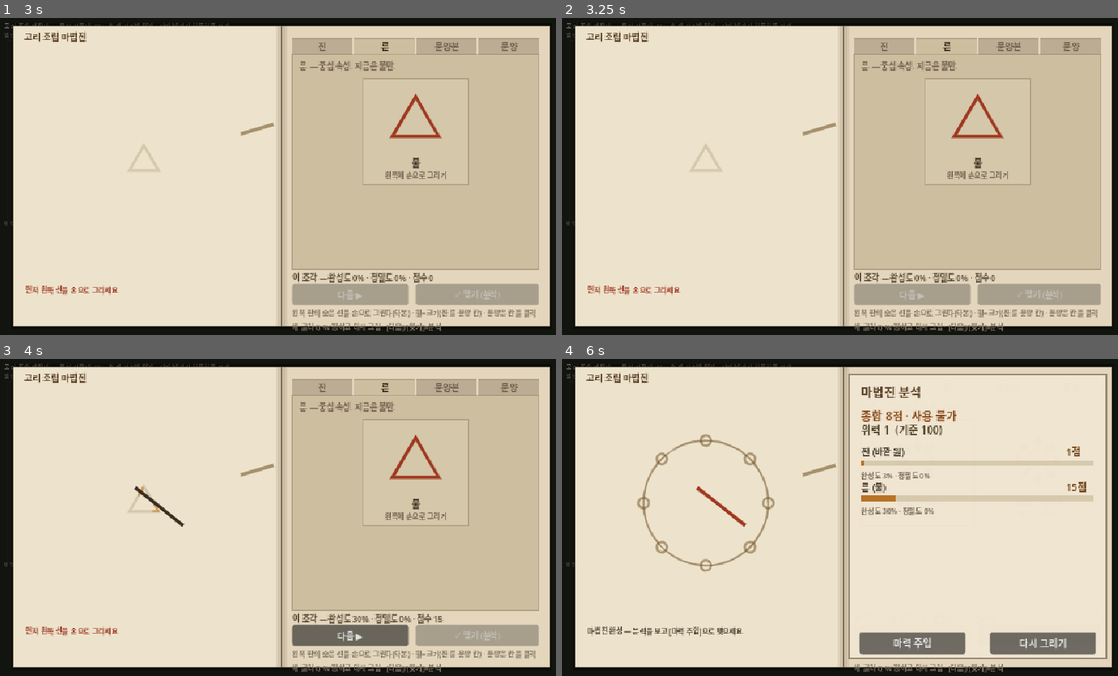
Above: before the commit, frames 1-4 (two rows, left to right).
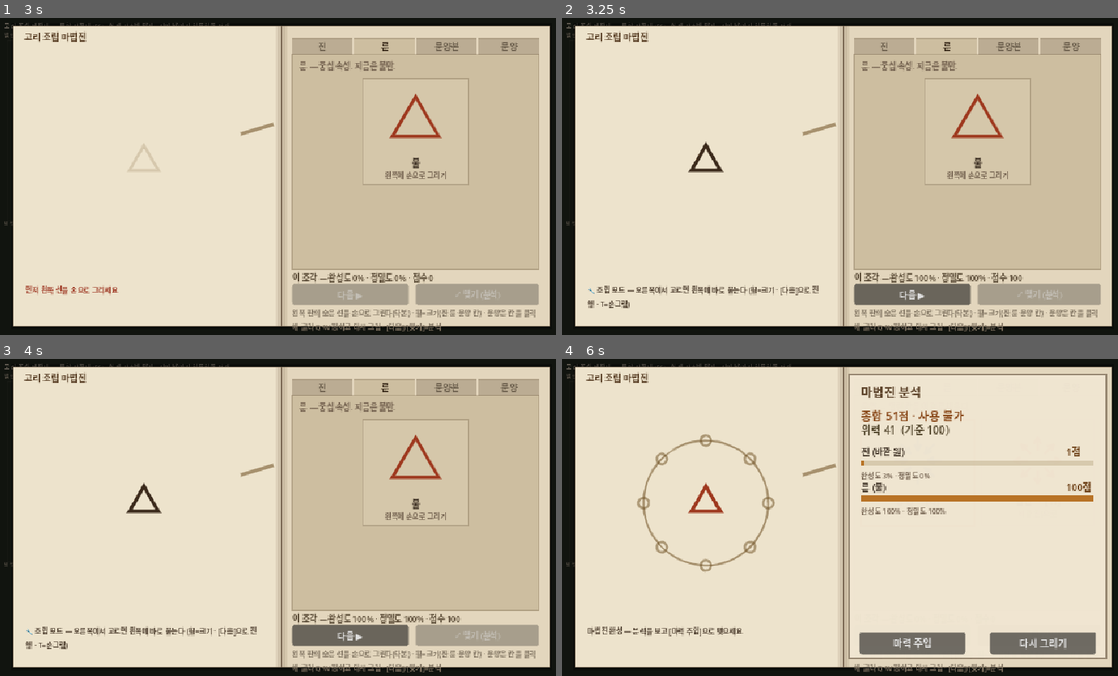
Above: after the commit, the same moments.

Repository: djgnfj-svg/tockbon
Game: Godot game, scene res://tests/test_ring_forge_panel.tscn
Two runs of this game, one before a commit and one after it. Both use one fixed random seed, a clock stepped at 60 frames per second and the inputs below. This scene is started directly instead of the project's main scene.
Inputs (mouse positions are in pixels of both pictures, inside the frame that each line leads up to):
- Up to frame 1 (3 s): tap Enter at 0.5, 2.75 s; drag from (144, 160) to (339, 106) at 0.52 s; click "다음 ▶" at 1.25 s; tap Space at 2 s; drag from (417, 154) to (255, 239) at 2.02 s; move the mouse to (339, 106) at 2.77 s; hold D (move_right) from 2.78 s (still down); hold E (interact) from 2.78 s (still down); click (339, 106) at 2.92 s
- Up to frame 2 (3.25 s): keep holding D (move_right); keep holding E (interact); tap T at 3.05 s
- Up to frame 3 (4 s): release D (move_right) at 3.5 s; release E (interact) at 3.5 s; tap Space at 3.5 s; drag from (255, 580) to (111, 469) at 3.52 s
- Up to frame 4 (6 s): tap Enter at 4.25 s; move the mouse to (1012, 565) at 4.27 s; hold A (move_left) 4.28-5 s; tap Q at 4.35 s; click (1012, 565) at 4.42 s; tap Space at 4.52 s; tap T at 4.55 s; click "문양 그리기 ▶" at 5 s; click "✓ 맺기 (분석)" at 5.75 s

Frame 1 is identical in both runs. In frame 2, 2.7% of the frame differs, in the area x 4-83%, y 38-92%; in frame 3, 1.3%; in frame 4, 1.8%.

Commit message:
feat(drawing): 획 누적 + 조립 모드 — 화살표를 그릴 수 있게, 그리고 손그림과 견줄 축
사용자: "이;게 획단위로 초기화되서 화살표를 그리가가 어렵네?" · "지금 살짝 노잼"

■ 획 누적 (버그에 가까운 설계 결함)
누를 때마다 begin_stroke가 문지름을 통째로 지워 **한 조각 = 한 획**이 강제됐다.
선을 긋고 펜을 떼서 화살촉을 그리면 앞의 선이 사라져, 화살표처럼 획이 여러 개인
모양은 **물리적으로 그릴 수 없었다**. "마음에 들 때까지 다시 그린다"는 의도가
그리기 자체를 막고 있었던 것.

- 먹선 PackedVector2Array 하나 → Array[PackedVector2Array] (획 목록).
  이어 붙이면 펜을 뗀 구간이 선이 돼 화살표가 삼각형이 된다 — 획마다 따로 긋는다
- begin_stroke = 새 획(누적) · reset_stroke = 전부 지움. 완성도·정밀도는 획 사이에 유지
- 다시 그리기는 이제 명시적이다 — 우클릭(clear_stroke). 예전엔 좌클릭이 겸했다

■ 조립 모드 (T키 토글 — 사용자와 손그림을 견주는 임시 축)
사용자: "보기를 누르면 자동으로 마법진에 적용이 되서 조립하는 느낌, 크기만 휠로 조절"

가이드를 그대로 먹선으로 삼는다 → 이탈 0 = 정밀도 만점 · 전 점 드러남 = 완성도 만점.
그래서 「점수 → 위력 → 펑」 파이프라인을 **하나도 안 고치고** 그대로 탄다
(조립은 늘 퍼펙트 = 실패가 없다. 그게 손그림과의 차이고 사용자가 견줄 지점이다).
set_active_glyph가 조립 모드에서 가이드를 다시 세운다 — 안 그러면 문양을 바꿔도 판이 안 바뀐다.

🔴 조립이 이기면 takbon-hand-trace-commit의 탁본 정체성이 뒤집힌다. 사용자가 정한다.

■ 검증
- 전 스위트 그린 (SCRIPT ERROR 0) · 신규 3항목(⑬획 누적 ⑭우클릭 지우기 ⑮조립 모드)
- 🔴 뮤테이션으로 검출력 증명:
  · begin_stroke를 옛 reset_stroke로 되돌리면 **정확히 3개 실패**하고 메시지가 버그를
    그대로 재현한다 — 완성도 "0.51 → 0.52"(앞 획이 지워져 뒤쪽 절반만 남는다)
  · _set_trace의 자동 배치를 떼면 **정확히 3개 실패**
- 🔴 에디터 스샷: 손그림=빈 판·점수 0 / T→조립=진이 먹선으로 놓임·100점 /
  끝까지 조립 → 종합 100점 ★퍼펙트★ · 위력 160
- 테스트는 공개 API로만 (trace_strokes 신설 — 내부 필드는 리팩터 때 옮겨 다닌다)

Co-Authored-By: Claude Opus 4.8 (1M context) <noreply@anthropic.com>
Claude-Session: https://claude.ai/code/session_01UrY52NF89pNUFXM3zg57yr

Diff:
--- a/src/drawing/ring_board.gd
+++ b/src/drawing/ring_board.gd
@@ -96,6 +96,8 @@
 var _trace := TraceTarget.NONE          # 지금 그릴 대상
 var _trace_slot := -1                   # GLYPH일 때 채울 칸
 var _drawing := false                   # 마우스 버튼 누른 채 긋는 중
+## 🔴 조립 모드 (세션 25) — true면 손으로 안 긋고 **고르면 붙는다**. 손그림과 견주려고 있다.
+var _assist := false
 var _jin_scale := 1.0                   # 진 크기 (마우스 휠)
 var _rune_scale := 1.0                  # 룬 크기 (마우스 휠)
 var _glyph_scale: Dictionary = {}       # slot(int) → float, 문양 개별 크기 (마우스 휠, 세션 15)
@@ -185,6 +187,35 @@
 	_scorer.set_reference_radius(_outer_radius())
 	_scorer.set_correction(_pen_correction())
 	_scorer.set_guide(_build_guide(target, slot))
+	if _assist:
+		_auto_trace()   # 🔴 조립 모드 — 고르는 순간 이미 그려져 있다 (휠로 크기를 바꿔도 여기로 온다)
+
+
+## 🔴 **조립 모드** — 손으로 안 긋고 고르면 붙는다 (세션 25, 사용자: *"보기를 누르면 자동으로
+## 마법진에 적용이 되서 조립하는 느낌, 크기만 마우스 휠로 조절"*).
+## ⚠ 손그림 모드와 **비교하려고** 있는 것이다 — 어느 쪽이 재밌는지는 사용자가 정한다.
+## 이게 이기면 [[takbon-hand-trace-commit]]의 탁본 정체성이 뒤집힌다.
+func set_assist(on: bool) -> void:
+	if _assist == on:
+		return
+	_assist = on
+	_set_trace(_trace, _trace_slot)   # 지금 조각을 새 모드로 다시 세운다
+	queue_redraw()
+
+
+func is_assist() -> bool:
+	return _assist
+
+
+## 가이드를 **그대로** 먹선으로 삼는다 → 이탈 0 = 정밀도 만점 · 전 점 드러남 = 완성도 만점.
+## 🔴 그래서 「점수 → 위력 → 펑」 파이프라인을 하나도 안 고치고 그대로 탄다 (조립 = 늘 퍼펙트).
+## 조립엔 실패가 없다 — 그게 손그림과의 차이고, 사용자가 견줄 지점이다.
+func _auto_trace() -> void:
+	_scorer.reset_stroke()
+	_scorer.begin_stroke()
+	for p in _scorer.guide_points():
+		_scorer.add_point(p)
+	score_changed.emit(_scorer.piece_score())
 
 
 ## 장착한 펜의 보정도. 오토로드가 없는 환경(순수 단위 테스트)에서도 죽지 않게 0으로 폴백한다.
@@ -248,6 +279,12 @@
 func guide_points() -> PackedVector2Array:
 	return _scorer.guide_points()
 
+
+## 지금 조각의 먹선 **획들**. 획이 따로 보관되는지가 계약이다 (세션 25) — 이어 붙이면
+## 펜을 뗀 구간이 선이 돼 화살표가 삼각형이 된다. 테스트의 관측점.
+func trace_strokes() -> Array[PackedVector2Array]:
+	return _scorer.strokes()
+
 ## 잠긴 손그림 조각 수 = 화면에 남아 있는 먹선 줄 수. 재편집이 **덮어쓰는지**(중복 추가가
 ## 아닌지) 보는 관측점 — 테스트가 쓴다.
 func locked_count() -> int:
@@ -256,10 +293,18 @@
 
 # ─────────────────────────── 문지르기 (채점기에 위임) ───────────────────────────
 
-## 🔴 새 획을 시작한다 (마우스 누름) = **다시 그리기**. 이전 문지름을 덮어쓴다.
-## 마음에 들 때까지 다시 그리고 [다음]으로 잠근다 (사용자 확정).
+## 🔴 새 획을 시작한다 (마우스 누름) — **앞서 그은 획은 남는다** (세션 25).
+## 세션 24까지 여기서 전부 지웠다. "마음에 들 때까지 다시 그린다"는 의도였지만, 그 의도가
+## **한 조각 = 한 획**을 강제해 화살표(선+화살촉)처럼 획이 여러 개인 모양을 못 그리게 했다
+## (사용자: "획단위로 초기화되서 화살표를 그리가가 어렵네?"). 다시 그리기는 이제 `clear_stroke`다.
 func begin_stroke() -> void:
+	_scorer.begin_stroke()
+
+
+## 지금 조각의 먹선을 **전부 지운다** (다시 그리기 — 우클릭). 점수도 0으로 돌아간다.
+func clear_stroke() -> void:
 	_scorer.reset_stroke()
+	queue_redraw()
 	score_changed.emit(0.0)
 
 
@@ -423,6 +468,10 @@
 
 func set_active_glyph(g: int) -> void:
 	_active = clampi(g, 0, GLYPH_NAMES.size() - 1)
+	# 🔴 조립 모드에선 고른 문양이 **곧 판 위의 것**이라 가이드를 다시 세워 새로 붙인다 (세션 25).
+	# 손그림 모드에선 필요 없다 — 가이드가 바뀌면 지금 긋던 획이 날아간다.
+	if _assist and _trace == TraceTarget.GLYPH:
+		_set_trace(_trace, _trace_slot)
 	queue_redraw()
 
 
@@ -508,11 +557,20 @@
 				var k := _nearest_open_slot(mb.position)
 				if k >= 0 and k != _trace_slot:
 					select_slot(k)
-			_drawing = true
-			begin_stroke()                # 새 획 = 다시 그리기 (이전 문지름 덮어씀)
-			trace_stroke(mb.position)
+			# 🔴 조립 모드는 고르면 이미 붙어 있다 — 손으로 긋지 않는다 (칸 선택·휠은 그대로 산다)
+			if not _assist:
+				_drawing = true
+				begin_stroke()            # 펜을 댔다 = 새 획 (앞 획은 남는다 — 세션 25)
+				trace_stroke(mb.position)
 		else:
 			_drawing = false
+		accept_event()
+		return
+	# 🔴 우클릭 = **다시 그리기** (세션 25). 획 누적으로 바뀌면서 "지우고 처음부터"가 갈 곳이
+	# 없어졌다 — 예전엔 좌클릭이 그 역할을 겸했다(그래서 여러 획을 못 그렸다).
+	if mb != null and mb.pressed and mb.button_index == MOUSE_BUTTON_RIGHT:
+		if not _assist:
+			clear_stroke()   # 조립 모드엔 지울 게 없다 — 다시 고르면 그만이다
 		accept_event()
 		return
 	# 🔴 마우스 휠 — 지금 그릴 조각(진/룬/문양 칸)의 크기 조절 (세션 14c·15)
@@ -615,9 +673,10 @@
 		for i in guide.size():
 			if _scorer.is_revealed(i):
 				draw_circle(guide[i], 1.6, GUIDE_SHOW)
-		var ink := _scorer.ink()
-		if ink.size() >= 2:
-			draw_polyline(ink, TRACE_INK, 2.6, true)
+		# 🔴 획마다 따로 긋는다 — 한 줄로 이으면 펜을 뗀 구간이 선이 돼 화살표가 삼각형이 된다
+		for s in _scorer.strokes():
+			if s.size() >= 2:
+				draw_polyline(s, TRACE_INK, 2.6, true)
 
 	# 착지 펄스 ("탁") — 조각이 놓인 자리에서 퍼지는 밝은 고리
 	if _pulse_t >= 0.0:
@@ -627,8 +686,6 @@
 
 ## 🔴 잠근 조각 = **그린 먹선 그대로** 렌더 (정답 모양 교체 없음). 색은 조각 종류로 구분.
 func _draw_locked(L: TraceScorer.LockedPiece) -> void:
-	if L.ink.size() < 2:
-		return
 	var col := TRACE_INK
 	match L.target:
 		TraceTarget.JIN:
@@ -637,4 +694,6 @@
 			col = _rune_color()
 		TraceTarget.GLYPH:
 			col = _glyph_color(L.glyph)
-	draw_polyline(L.ink, col, 2.8, true)
+	for s in L.strokes:
+		if s.size() >= 2:
+			draw_polyline(s, col, 2.8, true)
--- a/src/drawing/ring_forge_panel.gd
+++ b/src/drawing/ring_forge_panel.gd
@@ -210,6 +210,26 @@
 		KEY_W:
 			_select_glyph(RingBoard.G_RADIATE)
 			get_viewport().set_input_as_handled()
+		KEY_T:
+			_toggle_assist()
+			get_viewport().set_input_as_handled()
+
+
+## 🔴 **손그림 ⇄ 조립** 전환 (세션 25, T키) — 사용자가 둘을 나란히 견주려고 둔 **임시 스위치**다.
+## 어느 쪽이 재밌는지 정해지면 이긴 쪽만 남고 이 토글은 사라진다. 조립이 이기면
+## [[takbon-hand-trace-commit]]의 탁본 정체성(손으로 그려야 확정)이 통째로 뒤집힌다.
+func _toggle_assist() -> void:
+	_board.set_assist(not _board.is_assist())
+	_set_say(_mode_copy(), false)
+	_update_score()
+	_refresh_buttons()
+
+
+## 지금 모드의 안내 문구 — 조립 모드에서 "손으로 문질러 그리세요"는 거짓말이다.
+func _mode_copy() -> String:
+	if _board.is_assist():
+		return "🔧 조립 모드 — 오른쪽에서 고르면 왼쪽에 바로 붙는다 (휠=크기 · [다음]으로 진행 · T=손그림)"
+	return "✍ 손그림 모드 — 숨은 선을 손으로 그으세요 (여러 획 OK · 우클릭=다시 · 휠=크기 · T=조립)"
 
 
 # ─────────────────────────── Db 데이터 주입 (세션 13 구조화) ───────────────────────────
@@ -243,15 +263,23 @@
 			return RingBook.TAB_TEMPLATE
 
 
-## 진 탭 셀을 눌렀다 — 왼쪽 판에 손으로 **문지르라**는 안내만 (열람용).
+## 진 탭 셀을 눌렀다 — 손그림이면 **문지르라는 안내**, 조립이면 **이미 붙었다**.
 func _on_jin_selected() -> void:
-	if _board.stage() == RingBoard.STAGE_JIN:
+	if _board.stage() != RingBoard.STAGE_JIN:
+		return
+	if _board.is_assist():
+		_set_say("진이 판에 놓였다 (바깥 원) — 휠로 크기를 맞추고 [다음]", false)
+	else:
 		_set_say("진을 왼쪽 판에 손으로 문질러 그리세요 (바깥 원) → [다음]", false)
 
 
-## 룬 탭 셀 — 마찬가지로 안내만.
+## 룬 탭 셀 — 마찬가지.
 func _on_rune_selected() -> void:
-	if _board.stage() == RingBoard.STAGE_RUNE:
+	if _board.stage() != RingBoard.STAGE_RUNE:
+		return
+	if _board.is_assist():
+		_set_say("룬(불)이 중심에 놓였다 (삼각) — 휠로 크기를 맞추고 [다음]", false)
+	else:
 		_set_say("룬(불)을 중심에 손으로 문질러 그리세요 (삼각) → [다음]", false)
 
 
@@ -263,8 +291,12 @@
 	if _board.stage() != RingBoard.STAGE_GLYPH:
 		_set_say("먼저 진과 룬을 그리세요  (진 → 룬 → 문양)", true)
 	elif _board.is_tracing():
-		_set_say("%s 선택 — 칸을 클릭해 손으로 그리세요 · 휠=크기"
-			% RingBoard.GLYPH_NAMES[glyph], false)
+		if _board.is_assist():
+			_set_say("%s 선택 — 칸을 클릭하면 바로 새겨진다 · 휠=크기"
+				% RingBoard.GLYPH_NAMES[glyph], false)
+		else:
+			_set_say("%s 선택 — 칸을 클릭해 손으로 그리세요 · 휠=크기"
+				% RingBoard.GLYPH_NAMES[glyph], false)
 	else:
 		_set_say("%s 선택 — 칸이 다 찼어요. [맺기]로 분석" % RingBoard.GLYPH_NAMES[glyph], false)
 
--- a/src/drawing/trace_scorer.gd
+++ b/src/drawing/trace_scorer.gd
@@ -48,22 +48,27 @@
 
 
 ## 🔴 잠근 조각의 손그림 — 그린 대로 유지된다(정답 모양 교체 없음). 보드가 이 목록을 그린다.
+## 🔴 먹선은 **획들**이다 (세션 25) — 한 조각이 여러 획으로 이뤄진다. 이어 붙이면 안 된다:
+## 획과 획 사이(펜을 뗀 구간)를 선으로 그으면 화살표가 삼각형이 된다.
 class LockedPiece extends RefCounted:
 	var target: int                    # 보드의 TraceTarget (색 구분용 — 채점기는 뜻을 모른다)
 	var slot: int
-	var ink: PackedVector2Array
+	var strokes: Array[PackedVector2Array]
 	var glyph: int
 
-	func _init(p_target: int, p_slot: int, p_ink: PackedVector2Array, p_glyph: int) -> void:
+	func _init(p_target: int, p_slot: int, p_strokes: Array[PackedVector2Array], p_glyph: int) -> void:
 		target = p_target
 		slot = p_slot
-		ink = p_ink
+		strokes = p_strokes
 		glyph = p_glyph
 
 
 var _guide: PackedVector2Array = []     # 숨은 정답 선 (조밀, 로컬 좌표)
 var _revealed: PackedByteArray = []     # 각 가이드 점이 드러났나 (0/1)
-var _ink: PackedVector2Array = []       # 그린 먹선 (그린 대로, 렌더용)
+## 🔴 그린 먹선 = **획의 목록** (그린 대로, 렌더용). 세션 25에 `PackedVector2Array` 하나에서
+## 바뀌었다 — 하나였을 땐 한 조각에 획이 하나뿐이라, 화살표처럼 획이 여러 개인 모양을
+## **물리적으로 그릴 수 없었다** (사용자: "획단위로 초기화되서 화살표를 그리기가 어렵네?").
+var _strokes: Array[PackedVector2Array] = []
 var _dev_sum := 0.0                     # 그린 점들의 선-이탈 누적 (정밀도용)
 var _dev_n := 0
 var _scores: Dictionary = {}            # key → {cover, acc, score, glyph}
@@ -99,8 +104,9 @@
 	return _guide
 
 
-func ink() -> PackedVector2Array:
-	return _ink
+## 그린 먹선 = 획의 목록. 보드가 획마다 따로 polyline을 긋는다 (이어 그으면 안 된다).
+func strokes() -> Array[PackedVector2Array]:
+	return _strokes
 
 
 func is_revealed(i: int) -> bool:
@@ -113,13 +119,22 @@
 
 # ─────────────────────────── 문지르기 ───────────────────────────
 
-## 문지름 상태를 비운다 (새 가이드 / 다시 그리기 = 덮어쓰기).
+## 문지름 상태를 **전부** 비운다 (새 가이드 / 명시적 다시 그리기). 획이 통째로 사라진다.
+## ⚠ 펜을 다시 대는 건 이게 아니다 — 그건 `begin_stroke`(누적)다.
 func reset_stroke() -> void:
 	_revealed = PackedByteArray()
 	_revealed.resize(_guide.size())
-	_ink = PackedVector2Array()
+	_strokes = []
 	_dev_sum = 0.0
 	_dev_n = 0
+
+
+## 🔴 **새 획을 시작한다** (펜을 다시 댔다) — 앞서 그은 획도 점수도 **그대로 남는다** (세션 25).
+## 세션 24까지 펜을 대는 순간 `reset_stroke`가 불려 한 조각 = **한 획**이 강제됐다: 선을 긋고
+## 펜을 떼서 화살촉을 그리면 앞의 선이 사라져, 획이 여러 개인 모양은 아예 못 그렸다.
+## 완성도·정밀도가 획 사이에 이어지는 게 요점이다 — 조각 하나를 여러 번에 나눠 그린 것이다.
+func begin_stroke() -> void:
+	_strokes.append(PackedVector2Array())
 
 
 ## 한 점을 그었다. 🔴 **그린 궤적 그대로** 먹선을 남긴다 (스냅 안 함 — 구불구불 OK).
@@ -151,7 +166,11 @@
 
 	_dev_sum += dev
 	_dev_n += 1
-	_ink.append(pt)                      # 🔴 보정 없으면 그린 대로 (선에 안 붙임)
+	# 🔴 보정 없으면 그린 대로 (선에 안 붙임). 지금 획에 얹는다 — `begin_stroke` 없이 들어온
+	# 점(헤드리스 테스트가 그런다)도 받도록 획이 없으면 하나 연다.
+	if _strokes.is_empty():
+		_strokes.append(PackedVector2Array())
+	_strokes[_strokes.size() - 1].append(pt)
 	var rr := _radius * REVEAL_RADIUS_FRAC
 	var rr2 := rr * rr
 	for j in _guide.size():
@@ -197,7 +216,10 @@
 	for i in range(_locked.size() - 1, -1, -1):
 		if _locked[i].target == target and _locked[i].slot == slot:
 			_locked.remove_at(i)
-	_locked.append(LockedPiece.new(target, slot, _ink.duplicate(), glyph))
+	var copy: Array[PackedVector2Array] = []
+	for s in _strokes:
+		copy.append(s.duplicate())     # 획마다 복사 — 얕게 담으면 다음 조각이 덮어쓴다
+	_locked.append(LockedPiece.new(target, slot, copy, glyph))
 	return sc
 
 
--- a/tests/test_ring_trace_auto.gd
+++ b/tests/test_ring_trace_auto.gd
@@ -42,6 +42,9 @@
 	_test_gross_miss_is_punished_not_erased()
 	_test_pen_correction_pulls_strokes()
 	_test_pen_grades_registered()
+	_test_strokes_accumulate()
+	_test_clear_stroke_wipes()
+	_test_assist_mode_auto_places()
 
 	if failures == 0:
 		print("TEST_RING_TRACE_OK — 전 항목 통과")
@@ -113,13 +116,13 @@
 	raw.set_reference_radius(118.0)
 	raw.set_guide(guide)
 	raw.add_point(Vector2(20.0, 108.0))
-	_check(is_equal_approx(raw.ink()[0].y, 108.0), "보정 0 → 먹선이 그린 좌표 그대로")
+	_check(is_equal_approx(raw.strokes()[0][0].y, 108.0), "보정 0 → 먹선이 그린 좌표 그대로")
 	var pen = Scorer.new()
 	pen.set_reference_radius(118.0)
 	pen.set_correction(0.5)
 	pen.set_guide(guide)
 	pen.add_point(Vector2(20.0, 108.0))
-	_check(is_equal_approx(pen.ink()[0].y, 104.0), "보정 0.5 → 먹선이 가이드 쪽으로 절반 당겨짐")
+	_check(is_equal_approx(pen.strokes()[0][0].y, 104.0), "보정 0.5 → 먹선이 가이드 쪽으로 절반 당겨짐")
 
 
 # ── 🔴 ⑫ 펜 등급이 실제로 등록돼 있고 보정도가 등급 순으로 오른다 ──
@@ -146,6 +149,62 @@
 	gs.equipment.erase(Enums.ItemKind.PEN)
 
 
+# ── 🔴 ⑬ 획이 **누적된다** — 한 조각을 여러 획에 나눠 그린다 (세션 25) ──
+# 사용자: *"획단위로 초기화되서 화살표를 그리가가 어렵네?"* — 세션 24까지 `begin_stroke`가
+# 문지름을 통째로 지워, 선을 긋고 펜을 떼서 화살촉을 그리면 **선이 사라졌다**. 화살표처럼
+# 획이 여러 개인 모양은 물리적으로 그릴 수 없었다.
+# 🔴 검출력: `begin_stroke`가 다시 `reset_stroke`를 부르면 완성도가 **뒤쪽 절반만** 남아 실패한다.
+func _test_strokes_accumulate() -> void:
+	var b = _make_board()
+	var guide = b.call(&"guide_points")
+	var half := int(guide.size() / 2)
+	b.call(&"begin_stroke")                       # 획 1 = 앞쪽 절반
+	for i in half:
+		b.call(&"trace_stroke", guide[i])
+	var cover_one := float(b.call(&"coverage"))
+	b.call(&"begin_stroke")                       # 펜을 뗐다 다시 댔다 = 획 2 = 뒤쪽 절반
+	for i in range(half, guide.size()):
+		b.call(&"trace_stroke", guide[i])
+	var cover_two := float(b.call(&"coverage"))
+	_check(cover_two > cover_one + 0.3,
+		"펜을 다시 대도 앞 획이 남는다 → 완성도가 쌓인다 (%.2f → %.2f)" % [cover_one, cover_two])
+	_check(cover_two > 0.95, "두 획을 합치면 가이드를 다 덮는다 (%.2f)" % cover_two)
+	# 🔴 획은 **따로** 남아야 한다 — 한 줄로 이으면 펜을 뗀 구간이 선이 돼 화살표가 삼각형이 된다
+	var st = b.call(&"trace_strokes")
+	_check(st.size() == 2, "획 2개가 따로 보관된다 (실제 %d개)" % st.size())
+	b.queue_free()
+
+
+# ── 🔴 ⑭ 우클릭(다시 그리기)은 전부 지운다 ──
+# 누적으로 바뀌면서 "지우고 처음부터"가 갈 곳을 잃었다 — 이 경로가 없으면 잘못 그은 획을
+# 무를 방법이 아예 없다 (예전엔 좌클릭이 겸했고, 그래서 여러 획을 못 그렸다).
+func _test_clear_stroke_wipes() -> void:
+	var b = _make_board()
+	_rub_exact(b)
+	_check(float(b.call(&"coverage")) > 0.95, "먼저 그린다")
+	b.call(&"clear_stroke")
+	_check(is_zero_approx(float(b.call(&"coverage"))), "다시 그리기 → 완성도 0")
+	_check(is_zero_approx(float(b.call(&"accuracy"))), "다시 그리기 → 정밀도 0")
+	_check(b.call(&"trace_strokes").is_empty(), "다시 그리기 → 먹선이 사라진다")
+	b.queue_free()
+
+
+# ── 🔴 ⑮ 조립 모드 — 고르면 손 안 대고 붙는다 (세션 25, 사용자와 손그림을 견주는 축) ──
+# 요점: 가이드를 그대로 먹선으로 삼으므로 **점수가 저절로 만점**이고, 그 덕에 「점수 → 위력 → 펑」
+# 파이프라인을 하나도 안 고치고 그대로 탄다 (조립엔 실패가 없다 = 손그림과의 차이).
+func _test_assist_mode_auto_places() -> void:
+	var b = _make_board()
+	_check(is_zero_approx(float(b.call(&"coverage"))), "손그림 모드 — 손대기 전엔 빈 판")
+	b.call(&"set_assist", true)
+	_check(float(b.call(&"coverage")) > 0.99, "조립 모드 → 진이 손 안 대고 놓인다 (완성도 만점)")
+	_check(float(b.call(&"accuracy")) > 0.99, "가이드 그대로라 정밀도도 만점")
+	_check(float(b.call(&"piece_score")) > 0.99, "조립엔 실패가 없다 — 조각 점수 만점")
+	# 손그림으로 돌아가면 다시 빈 판이다 (두 모드가 서로를 오염시키지 않는다)
+	b.call(&"set_assist", false)
+	_check(is_zero_approx(float(b.call(&"coverage"))), "손그림으로 되돌리면 판이 다시 빈다")
+	b.queue_free()
+
+
 func _make_board():
 	var b = _BoardScript.new()
 	b.size = Vector2(268, 268)
Not shown, added: src/base/base_hud.gd.uid
Not shown, added: tests/test_base_auto.gd.uid
